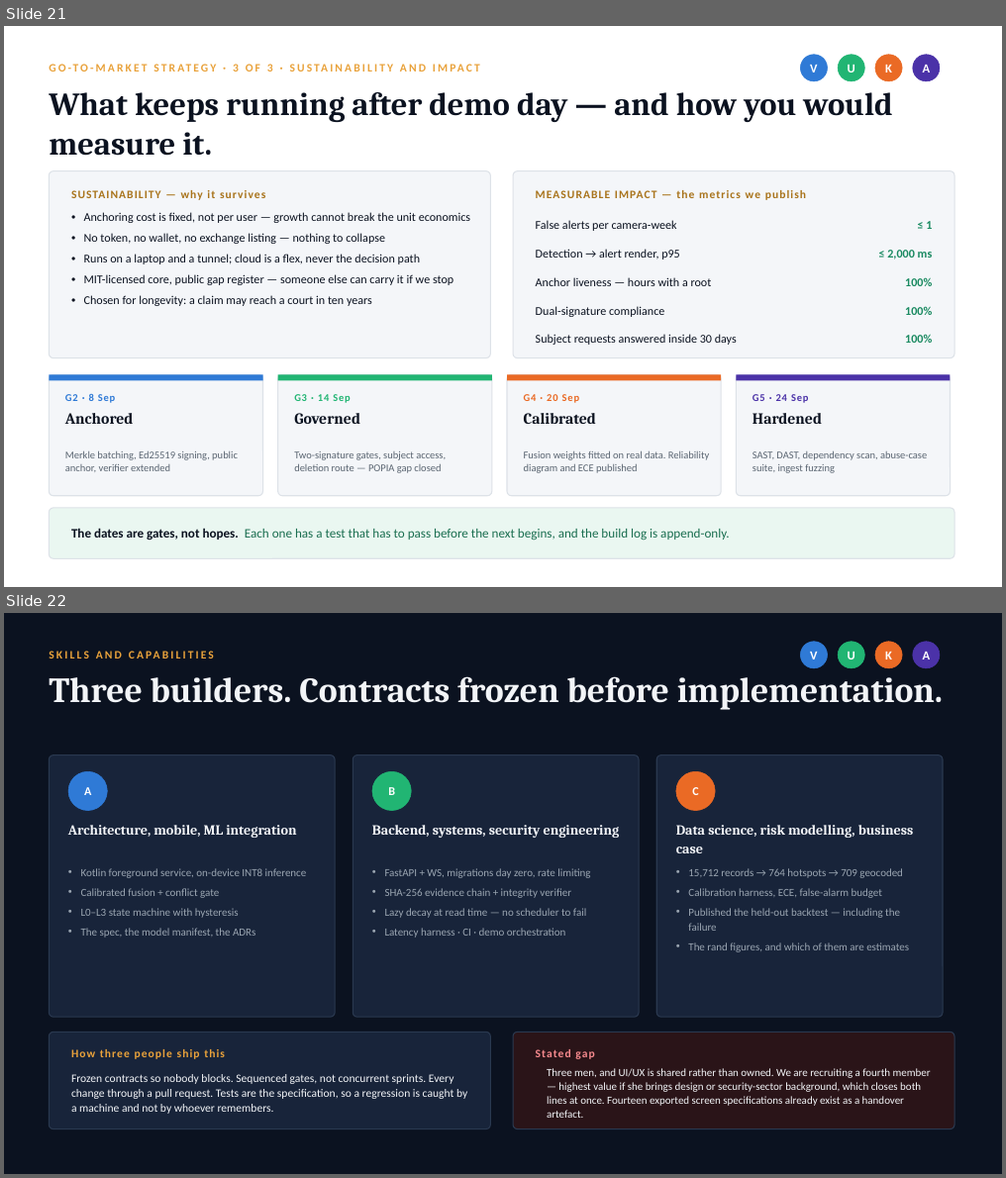
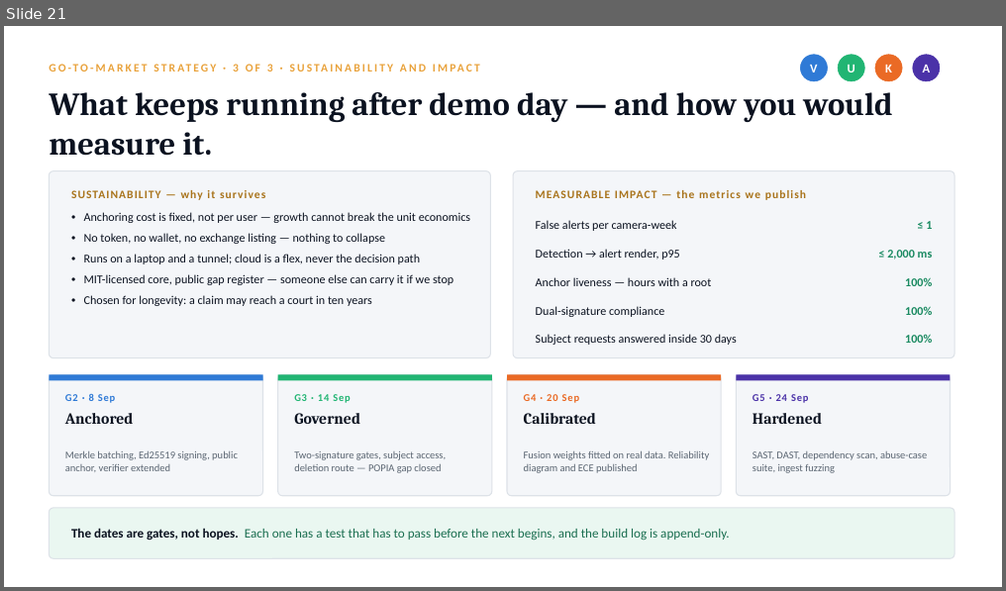
Before and after one commit to LethaboMH14/V.U.KA--Geekulcha, a slide deck: submission/VUKA-Pitch-Deck.pptx. Shown one above the other, each under a label of ours: slides 21 and 22 before the commit, slide 21 after it. The pictures are 1006x1178 and 1006x591 pixels, drawn with LibreOffice and Linux fonts; fonts in the diff are those of the drawing. Boxes give left, top, right and bottom in pixels: in the first picture for what was removed or moved away, otherwise in the second. Text is boxed around its words. In the diff, an @@ line names an element or a change of style, - is before the commit and + after.

```diff
--- a/submission/VUKA-Pitch-Deck.pptx
+++ b/submission/VUKA-Pitch-Deck.pptx
@@ slide 22 removed at bbox=[4, 613, 1002, 1174], background #0B1220 @@
@@ ellipse removed at bbox=[801, 642, 828, 668] @@
@@ ellipse removed at bbox=[838, 642, 865, 668] @@
@@ ellipse removed at bbox=[875, 642, 902, 668] @@
@@ ellipse removed at bbox=[913, 642, 940, 668] @@
@@ text removed at bbox=[49, 645, 775, 663] @@
-SKILLS AND CAPABILITIES
@@ text removed at bbox=[810, 652, 817, 660] @@
-V
@@ text removed at bbox=[847, 652, 855, 660] @@
-U
@@ text removed at bbox=[885, 652, 892, 660] @@
-K
@@ text removed at bbox=[923, 652, 931, 660] @@
-A
@@ text removed at bbox=[49, 676, 943, 710] @@
-Three builders. Contracts frozen before implementation.
@@ rounded rectangle removed at bbox=[49, 756, 335, 1017] @@
@@ rounded rectangle removed at bbox=[352, 756, 639, 1017] @@
@@ rounded rectangle removed at bbox=[656, 756, 943, 1017] @@
@@ ellipse removed at bbox=[68, 771, 107, 811] @@
@@ text removed at bbox=[84, 787, 91, 795] @@
-A
@@ ellipse removed at bbox=[372, 771, 411, 811] @@
@@ text removed at bbox=[388, 787, 395, 795] @@
-B
@@ ellipse removed at bbox=[676, 771, 715, 811] @@
@@ text removed at bbox=[692, 787, 698, 795] @@
-C
@@ text removed at bbox=[68, 825, 296, 838] @@
-Architecture, mobile, ML integration
@@ text removed at bbox=[372, 825, 620, 838] @@
-Backend, systems, security engineering
@@ text removed at bbox=[676, 825, 914, 854] @@
-Data science, risk modelling, business case
@@ text removed at bbox=[81, 868, 307, 938] @@
-• Kotlin foreground service, on-device INT8 inference
-• Calibrated fusion + conflict gate
-• L0–L3 state machine with hysteresis
-• The spec, the model manifest, the ADRs
@@ text removed at bbox=[385, 868, 590, 938] @@
-• FastAPI + WS, migrations day zero, rate limiting
-• SHA-256 evidence chain + integrity verifier
-• Lazy decay at read time — no scheduler to fail
-• Latency harness · CI · demo orchestration
@@ text removed at bbox=[688, 868, 909, 953] @@
-• 15,712 records → 764 hotspots → 709 geocoded
-• Calibration harness, ECE, false-alarm budget
-• Published the held-out backtest — including the failure
-• The rand figures, and which of them are estimates
@@ rounded rectangle removed at bbox=[49, 1032, 491, 1130] @@
@@ text removed at bbox=[71, 1050, 225, 1059] @@
-How three people ship this
@@ rounded rectangle removed at bbox=[513, 1032, 954, 1130] @@
@@ text removed at bbox=[536, 1050, 594, 1059] @@
-Stated gap
@@ text removed at bbox=[71, 1074, 467, 1114] @@
-Frozen contracts so nobody blocks. Sequenced gates, not concurrent sprints. Every change through a pull request. Tests are the specification, so a regression is caught by a machine and not by whoever remembers.
@@ text removed at bbox=[547, 1068, 931, 1118] @@
-Three men, and UI/UX is shared rather than owned. We are recruiting a fourth member — highest value if she brings design or security-sector background, which closes both lines at once. Fourteen exported screen specifications already exist as a handover artefact.
```
Also in this commit, not shown: 1 slide added, 16 other files.
